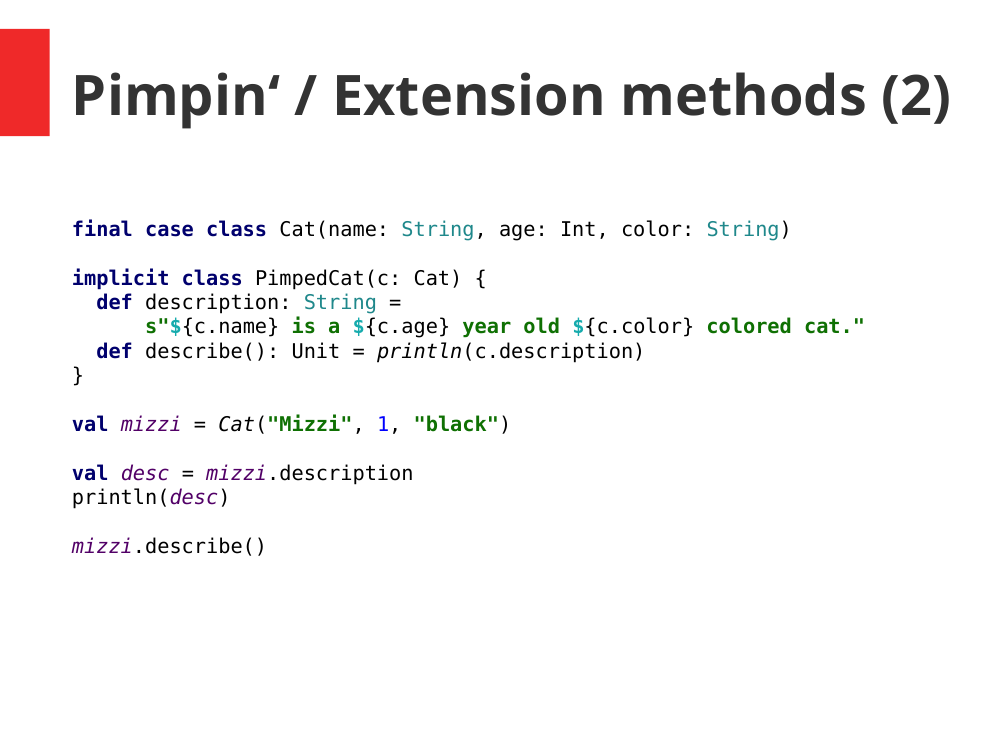
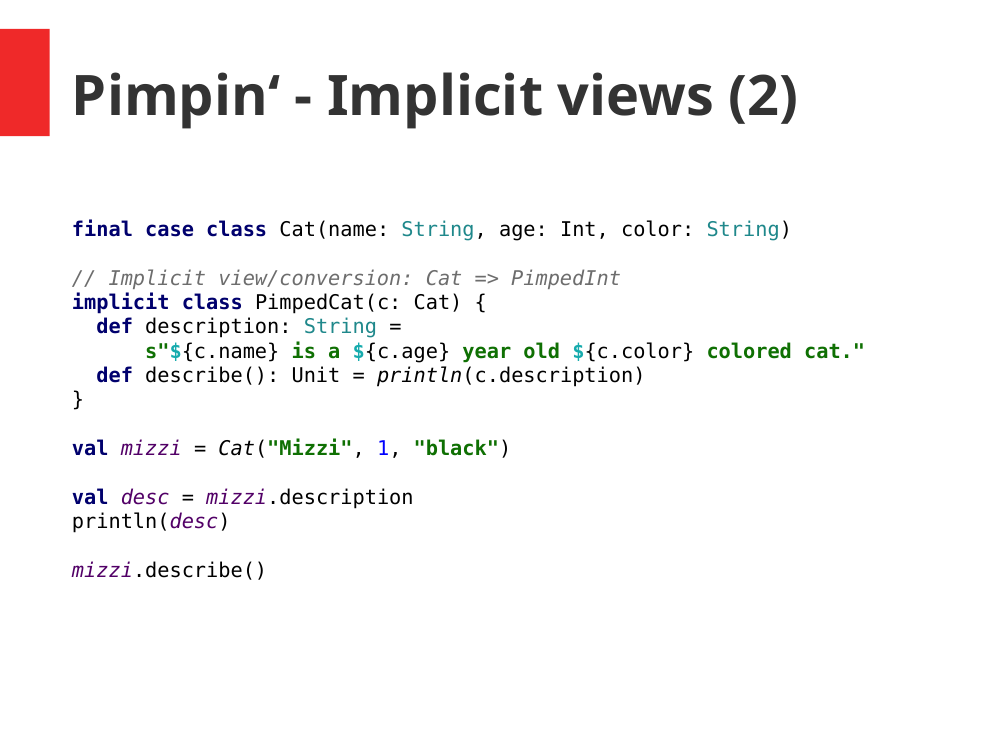
Before and after one commit to hermannhueck/typeclasses, a slide deck: slide 8 of Slides/TypeClasses.pptx. Drawn at 1008x756 pixels with LibreOffice and Linux fonts; fonts in the diff are those of the drawing. Boxes give left, top, right and bottom in pixels: in the first picture for what was removed or moved away, otherwise in the second. Text is boxed around its words. In the diff, an @@ line names an element or a change of style, - is before the commit and + after.

```diff
--- a/Slides/TypeClasses.pptx
+++ b/Slides/TypeClasses.pptx
@@ text at box(72, 72, 799, 129): text changed @@
-Pimpin‘ / Extension methods (2)
+Pimpin‘ - Implicit views (2)
@@ text at box(109, 269, 621, 289): paragraph added @@
+// Implicit view/conversion: Cat => PimpedInt
```
Also in this commit, not shown: 9 other slides changed, 1 slide added, 1 other file.
